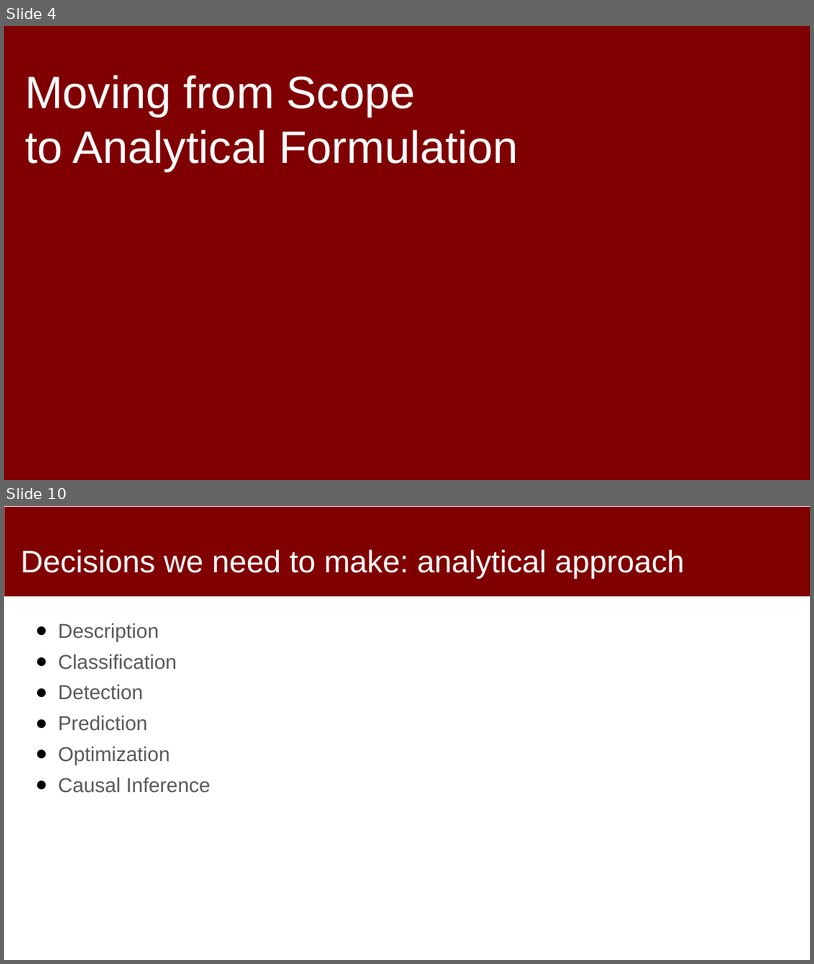
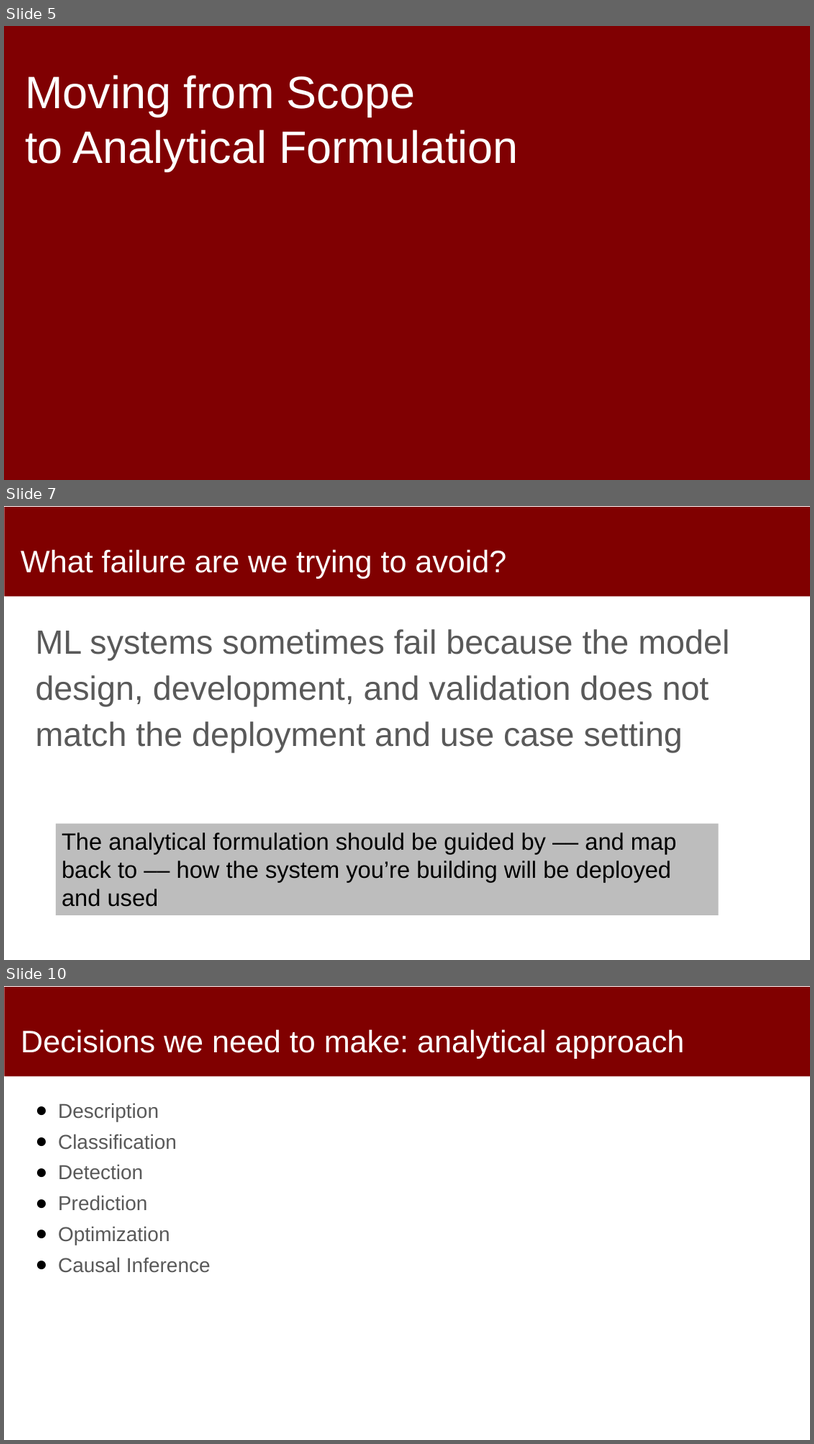
Before and after one commit to dssg/MLinPractice, a slide deck: Lectures/Lecture4-Formulation.pptx. Shown one above the other, each under a label of ours: slides 4 and 10 before the commit, slides 5, 7 and 10 after it; the slides between them are not shown. The pictures are 814x964 and 814x1444 pixels, drawn with LibreOffice and Linux fonts; fonts in the diff are those of the drawing. Boxes give left, top, right and bottom in pixels: in the first picture for what was removed or moved away, otherwise in the second. Text is boxed around its words. In the diff, an @@ line names an element or a change of style, - is before the commit and + after.

```diff
--- a/Lectures/Lecture4-Formulation.pptx
+++ b/Lectures/Lecture4-Formulation.pptx
@@ slide 7 added at box(4, 506, 810, 960), background #FFFFFF; not listed: 1 template element that a slide beside it also shows @@
@@ title added at box(21, 549, 507, 579), 37 pt, text #FFFFFF @@
+What failure are we trying to avoid?
@@ text added at box(36, 629, 730, 753), 40 pt, text #595959 @@
+ML systems sometimes fail because the model design, development, and validation does not match the deployment and use case setting
@@ rectangle added at box(56, 823, 719, 914), fill #BDBDBD, 28 pt, text #000000 @@
+The analytical formulation should be guided by –– and map back to –– how the system you’re building will be deployed and used
@@ what was slide 4 is now slide 5 @@
```
Also in this commit, not shown: 6 slides changed, 5 other slides added, 2 slides removed.
